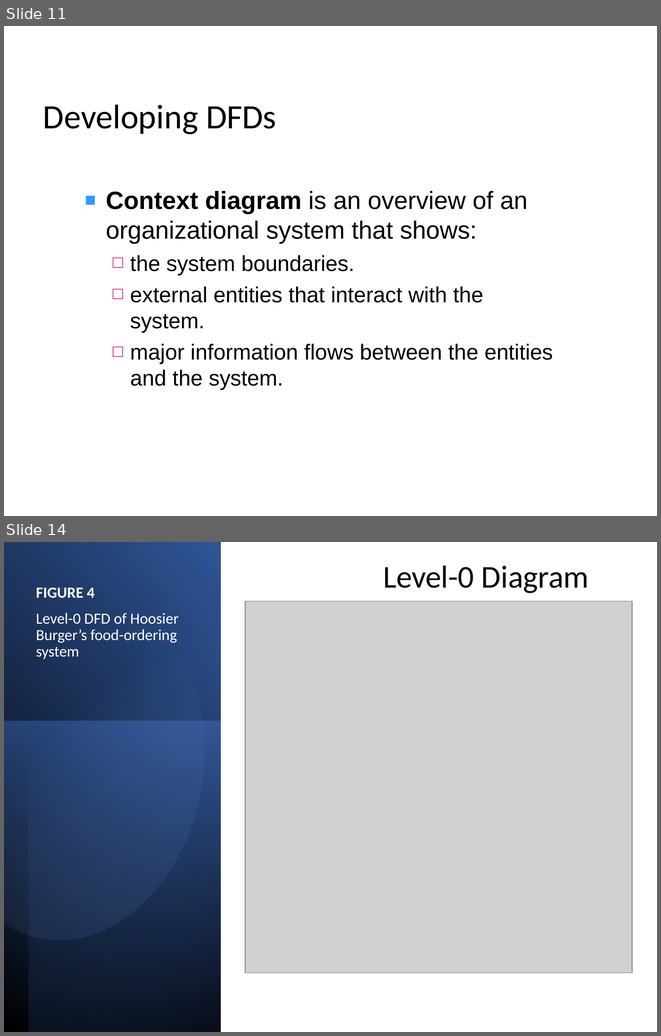
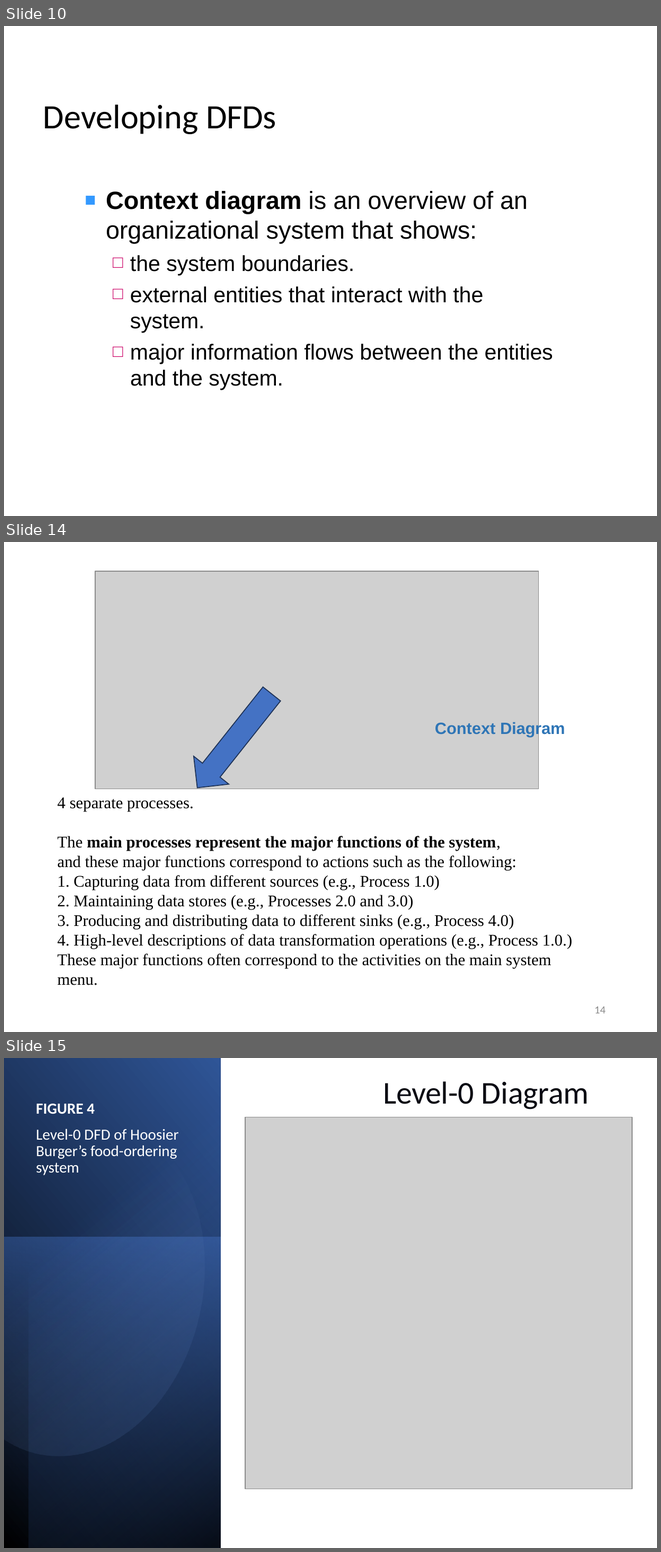
Before and after one commit to weiliang1995/UPM-Master-Software-Engineering-Course, a slide deck: SWE5300/Chapter 3-2 Software Analysis Requirements.pptx. Shown one above the other, each under a label of ours: slides 11 and 14 before the commit, slides 10, 14 and 15 after it; the slides between them are not shown. The pictures are 661x1036 and 661x1552 pixels, drawn with LibreOffice and Linux fonts; fonts in the diff are those of the drawing; grey boxes stand for pictures. Boxes give left, top, right and bottom in pixels: in the first picture for what was removed or moved away, otherwise in the second. Text is boxed around its words. In the diff, an @@ line names an element or a change of style, - is before the commit and + after.

```diff
--- a/SWE5300/Chapter 3-2 Software Analysis Requirements.pptx
+++ b/SWE5300/Chapter 3-2 Software Analysis Requirements.pptx
@@ slide 14 added at [4,542,657,1032], background #FFFFFF @@
@@ picture added at [95,571,539,789] @@
@@ down arrow added at [180,680,290,802], fill #4472C4, outline #1E3256 1 pt @@
@@ text added at [435,721,565,737], 18 pt, text #2E75B6, bold @@
+Context Diagram
@@ text added at [58,797,572,985], 18 pt, text #000000 @@
+4 separate processes.
+The main processes represent the major functions of the system,
+and these major functions correspond to actions such as the following:
+1. Capturing data from different sources (e.g., Process 1.0)
+2. Maintaining data stores (e.g., Processes 2.0 and 3.0)
+3. Producing and distributing data to different sinks (e.g., Process 4.0)
+4. High-level descriptions of data transformation operations (e.g., Process 1.0.)
+These major functions often correspond to the activities on the main system
+menu.
@@ page number added at [594,1006,606,1013], 12 pt, text #8C8C8C @@
+14
@@ what was slide 11 is now slide 10 @@
@@ what was slide 14 is now slide 15 @@
```
Also in this commit, not shown: 8 slides changed, 8 other slides added, 5 slides removed, 4 other files.
